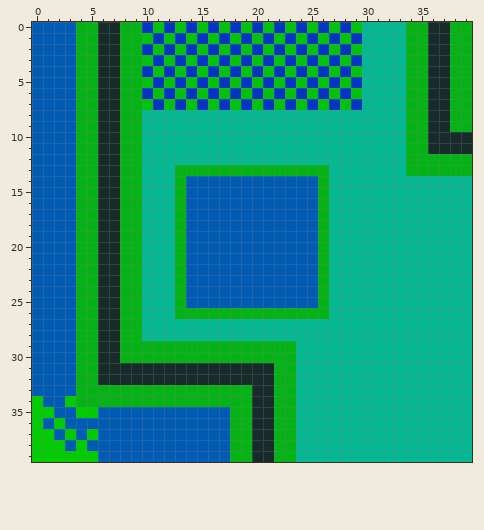
Edited in one commit: pixel-art sprite (DarksidersSurvivors/res/map_draw.png). The picture above is the old version.
The file is 40x40 pixels.
New version:
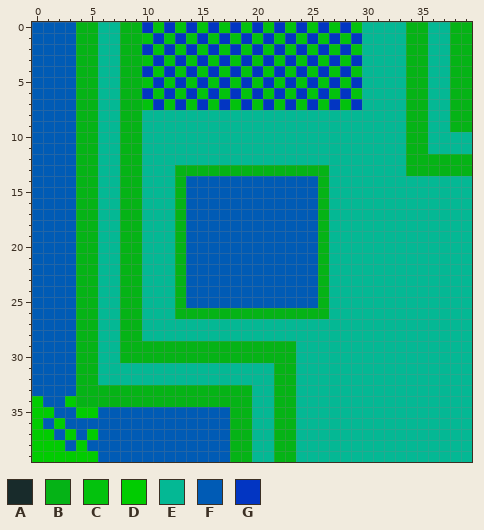
Palette (. is transparent): A #182b2b  B #05b316  C #03c20d  D #01cc01  E #04b894  F #005bb5  G #0235c2
Difference:
@@ x 0..39 @@
- 0 FFFFBBAABBGCGCGCGCGCGCGCGCGCGCEEEEBBAABB
- 1 FFFFBBAABBCGCGCGCGCGCGCGCGCGCGEEEEBBAABB
- 2 FFFFBBAABBGCGCGCGCGCGCGCGCGCGCEEEEBBAABB
- 3 FFFFBBAABBCGCGCGCGCGCGCGCGCGCGEEEEBBAABB
- 4 FFFFBBAABBGCGCGCGCGCGCGCGCGCGCEEEEBBAABB
- 5 FFFFBBAABBCGCGCGCGCGCGCGCGCGCGEEEEBBAABB
- 6 FFFFBBAABBGCGCGCGCGCGCGCGCGCGCEEEEBBAABB
- 7 FFFFBBAABBCGCGCGCGCGCGCGCGCGCGEEEEBBAABB
- 8 FFFFBBAABBEEEEEEEEEEEEEEEEEEEEEEEEBBAABB
- 9 FFFFBBAABBEEEEEEEEEEEEEEEEEEEEEEEEBBAABB
-10 FFFFBBAABBEEEEEEEEEEEEEEEEEEEEEEEEBBAAAA
-11 FFFFBBAABBEEEEEEEEEEEEEEEEEEEEEEEEBBAAAA
-12 FFFFBBAABBEEEEEEEEEEEEEEEEEEEEEEEEBBBBBB
-13 FFFFBBAABBEEEBBBBBBBBBBBBBBEEEEEEEBBBBBB
-14 FFFFBBAABBEEEBFFFFFFFFFFFFBEEEEEEEEEEEEE
-15 FFFFBBAABBEEEBFFFFFFFFFFFFBEEEEEEEEEEEEE
-16 FFFFBBAABBEEEBFFFFFFFFFFFFBEEEEEEEEEEEEE
-17 FFFFBBAABBEEEBFFFFFFFFFFFFBEEEEEEEEEEEEE
-18 FFFFBBAABBEEEBFFFFFFFFFFFFBEEEEEEEEEEEEE
-19 FFFFBBAABBEEEBFFFFFFFFFFFFBEEEEEEEEEEEEE
-20 FFFFBBAABBEEEBFFFFFFFFFFFFBEEEEEEEEEEEEE
-21 FFFFBBAABBEEEBFFFFFFFFFFFFBEEEEEEEEEEEEE
-22 FFFFBBAABBEEEBFFFFFFFFFFFFBEEEEEEEEEEEEE
-23 FFFFBBAABBEEEBFFFFFFFFFFFFBEEEEEEEEEEEEE
-24 FFFFBBAABBEEEBFFFFFFFFFFFFBEEEEEEEEEEEEE
-25 FFFFBBAABBEEEBFFFFFFFFFFFFBEEEEEEEEEEEEE
-26 FFFFBBAABBEEEBBBBBBBBBBBBBBEEEEEEEEEEEEE
-27 FFFFBBAABBEEEEEEEEEEEEEEEEEEEEEEEEEEEEEE
-28 FFFFBBAABBEEEEEEEEEEEEEEEEEEEEEEEEEEEEEE
-29 FFFFBBAABBBBBBBBBBBBBBBBEEEEEEEEEEEEEEEE
-30 FFFFBBAABBBBBBBBBBBBBBBBEEEEEEEEEEEEEEEE
-31 FFFFBBAAAAAAAAAAAAAAAABBEEEEEEEEEEEEEEEE
-32 FFFFBBAAAAAAAAAAAAAAAABBEEEEEEEEEEEEEEEE
-33 FFFFBBBBBBBBBBBBBBBBAABBEEEEEEEEEEEEEEEE
-34 DFFDBBBBBBBBBBBBBBBBAABBEEEEEEEEEEEEEEEE
-35 DDFFDDFFFFFFFFFFFFBBAABBEEEEEEEEEEEEEEEE
-36 DFDFFFFFFFFFFFFFFFBBAABBEEEEEEEEEEEEEEEE
-37 DDFDFDFFFFFFFFFFFFBBAABBEEEEEEEEEEEEEEEE
-38 DDDFDFFFFFFFFFFFFFBBAABBEEEEEEEEEEEEEEEE
-39 DDDDDDFFFFFFFFFFFFBBAABBEEEEEEEEEEEEEEEE
+ 0 FFFFBBEEBBGCGCGCGCGCGCGCGCGCGCEEEEBBEEBB
+ 1 FFFFBBEEBBCGCGCGCGCGCGCGCGCGCGEEEEBBEEBB
+ 2 FFFFBBEEBBGCGCGCGCGCGCGCGCGCGCEEEEBBEEBB
+ 3 FFFFBBEEBBCGCGCGCGCGCGCGCGCGCGEEEEBBEEBB
+ 4 FFFFBBEEBBGCGCGCGCGCGCGCGCGCGCEEEEBBEEBB
+ 5 FFFFBBEEBBCGCGCGCGCGCGCGCGCGCGEEEEBBEEBB
+ 6 FFFFBBEEBBGCGCGCGCGCGCGCGCGCGCEEEEBBEEBB
+ 7 FFFFBBEEBBCGCGCGCGCGCGCGCGCGCGEEEEBBEEBB
+ 8 FFFFBBEEBBEEEEEEEEEEEEEEEEEEEEEEEEBBEEBB
+ 9 FFFFBBEEBBEEEEEEEEEEEEEEEEEEEEEEEEBBEEBB
+10 FFFFBBEEBBEEEEEEEEEEEEEEEEEEEEEEEEBBEEEE
+11 FFFFBBEEBBEEEEEEEEEEEEEEEEEEEEEEEEBBEEEE
+12 FFFFBBEEBBEEEEEEEEEEEEEEEEEEEEEEEEBBBBBB
+13 FFFFBBEEBBEEEBBBBBBBBBBBBBBEEEEEEEBBBBBB
+14 FFFFBBEEBBEEEBFFFFFFFFFFFFBEEEEEEEEEEEEE
+15 FFFFBBEEBBEEEBFFFFFFFFFFFFBEEEEEEEEEEEEE
+16 FFFFBBEEBBEEEBFFFFFFFFFFFFBEEEEEEEEEEEEE
+17 FFFFBBEEBBEEEBFFFFFFFFFFFFBEEEEEEEEEEEEE
+18 FFFFBBEEBBEEEBFFFFFFFFFFFFBEEEEEEEEEEEEE
+19 FFFFBBEEBBEEEBFFFFFFFFFFFFBEEEEEEEEEEEEE
+20 FFFFBBEEBBEEEBFFFFFFFFFFFFBEEEEEEEEEEEEE
+21 FFFFBBEEBBEEEBFFFFFFFFFFFFBEEEEEEEEEEEEE
+22 FFFFBBEEBBEEEBFFFFFFFFFFFFBEEEEEEEEEEEEE
+23 FFFFBBEEBBEEEBFFFFFFFFFFFFBEEEEEEEEEEEEE
+24 FFFFBBEEBBEEEBFFFFFFFFFFFFBEEEEEEEEEEEEE
+25 FFFFBBEEBBEEEBFFFFFFFFFFFFBEEEEEEEEEEEEE
+26 FFFFBBEEBBEEEBBBBBBBBBBBBBBEEEEEEEEEEEEE
+27 FFFFBBEEBBEEEEEEEEEEEEEEEEEEEEEEEEEEEEEE
+28 FFFFBBEEBBEEEEEEEEEEEEEEEEEEEEEEEEEEEEEE
+29 FFFFBBEEBBBBBBBBBBBBBBBBEEEEEEEEEEEEEEEE
+30 FFFFBBEEBBBBBBBBBBBBBBBBEEEEEEEEEEEEEEEE
+31 FFFFBBEEEEEEEEEEEEEEEEBBEEEEEEEEEEEEEEEE
+32 FFFFBBEEEEEEEEEEEEEEEEBBEEEEEEEEEEEEEEEE
+33 FFFFBBBBBBBBBBBBBBBBEEBBEEEEEEEEEEEEEEEE
+34 DFFDBBBBBBBBBBBBBBBBEEBBEEEEEEEEEEEEEEEE
+35 DDFFDDFFFFFFFFFFFFBBEEBBEEEEEEEEEEEEEEEE
+36 DFDFFFFFFFFFFFFFFFBBEEBBEEEEEEEEEEEEEEEE
+37 DDFDFDFFFFFFFFFFFFBBEEBBEEEEEEEEEEEEEEEE
+38 DDDFDFFFFFFFFFFFFFBBEEBBEEEEEEEEEEEEEEEE
+39 DDDDDDFFFFFFFFFFFFBBEEBBEEEEEEEEEEEEEEEE
